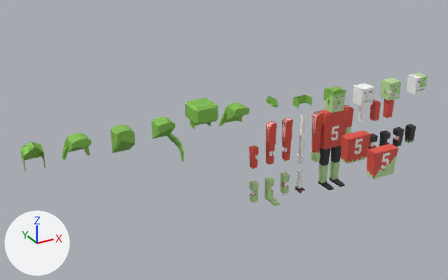
The Blender file Assets/Models/Zombie.blend, before and after one commit.
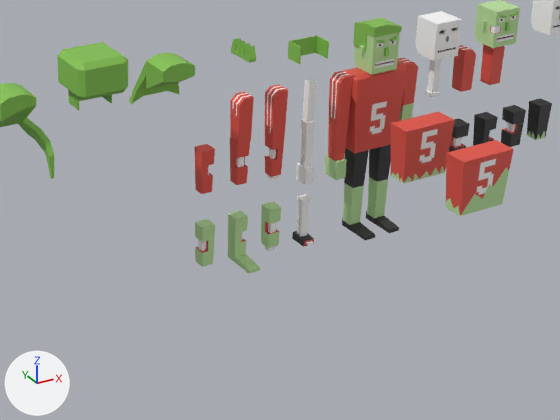
There are two pictures of each version: one whole from a camera (50 mm lens) standing at (-10.22, -12.41, 8.24) and looking at (-3.42, -0.05, 2.06), one close up on the part from 35% to 94% of the width and 28% to 98% of the height. Lighting does not change. The marker at lower left points along +X, +Y and +Z.

In view in the first close-up: 'Forearm3', 'Forearm4', 'Forearm5', 'Hair4', 'Hair5', 'Hair6', 'Head', 'Head2', 'Head3', 'Left Upper Arm4', 'Lower Body', 'Lower Body2', 'Lower Body3', 'Right Forearm', 'Right Upper Arm3', 'Right Upper Arm4', 'Upper Body'.
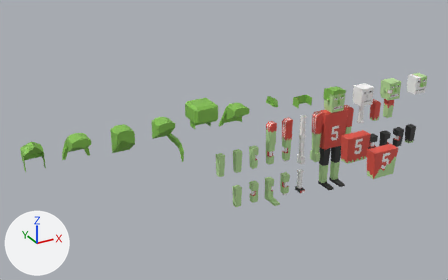
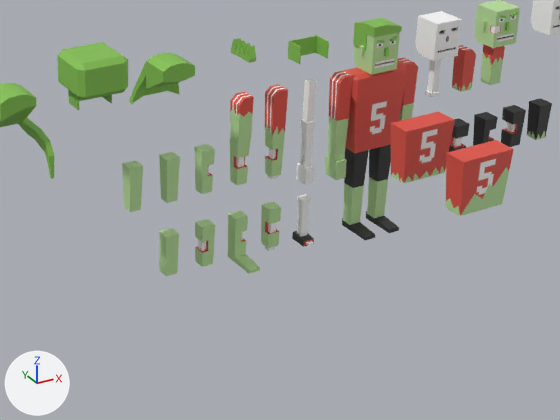
Location of each change, [x1, y1, x2, y2] in pixels of the close-ups (560 x 420 px):
'Forearm7', added (green): after [122, 160, 143, 212]
'Forearm6', added (green): after [159, 152, 180, 203]
'Leg6', added (green): after [159, 228, 179, 276]
part 1 of me_cube_010, surface changed (red to green): [328, 116, 349, 161] in both
part 2 of me_cube_025, surface changed (red to green): [265, 131, 285, 177] in both
part 3 of me_cube_028, surface changed (red to green): [230, 138, 250, 185] in both
part 4 of me_cube_031, surface changed (red to green): [194, 144, 215, 194] in both
part 5 of me_cube_050, surface changed (red to green): [230, 97, 254, 144] in both
part 6 of me_cube_051, surface changed (red to green): [480, 44, 505, 85] in both

What changed in the scene script:
```text
Change me_cube_010:
    where me_cube_010.from_pydata(...)  # 8 vertices, 6 faces; spans x -0.09..0.09, y -0.575..0.0, z -0.09..0.09
    used by ob_right_forearm; location = (-0.525, 0.0, 1.65); rotation_euler = (1.571, 0.0, -3.142), in degrees (90, 0, -180)
    me_cube_010 part 1: texture (UV) coordinates of 5 of 6 faces, centred in x -0.081..0.081, y -0.287..0.0, z -0.081..0.081, changed; they spanned u 0.26..0.49, v 0.01..0.24 and now span u 0.01..0.24, v 0.01..0.24
Change me_cube_025:
    where me_cube_025.from_pydata(...)  # 28 vertices, 22 faces; spans x -0.09..0.09, y -0.575..0.0, z -0.09..0.09
    used by ob_forearm3; location = (-1.5, 0.0, 1.65); rotation_euler = (1.571, 0.0, -3.142), in degrees (90, 0, -180)
    me_cube_025 part 2: texture (UV) coordinates of 10 of 22 faces, centred in x -0.081..0.087, y -0.462..0.0, z -0.086..0.086, changed; they spanned u 0.26..0.49, v 0.01..0.2 and now span u 0.01..0.24, v 0.01..0.2
Change me_cube_028:
    where me_cube_028.from_pydata(...)  # 28 vertices, 22 faces; spans x -0.084..0.096, y -0.575..0.0, z -0.084..0.096
    used by ob_forearm4; location = (-2.0, 0.0, 1.65); rotation_euler = (1.571, 0.0, -3.142), in degrees (90, 0, -180)
    me_cube_028 part 3: texture (UV) coordinates of 10 of 22 faces, centred in x -0.08..0.093, y -0.462..0.0, z -0.08..0.088, changed; they spanned u 0.26..0.49, v 0.01..0.2 and now span u 0.01..0.24, v 0.01..0.2
Change me_cube_031:
    where me_cube_031.from_pydata(...)  # 28 vertices, 22 faces; spans x -0.077..0.103, y -0.575..0.0, z -0.09..0.09
    used by ob_forearm5; location = (-2.5, 0.0, 1.65); rotation_euler = (1.571, 0.0, -3.142), in degrees (90, 0, -180)
    me_cube_031 part 4: texture (UV) coordinates of 10 of 22 faces, centred in x -0.074..0.094, y -0.462..0.0, z -0.086..0.086, changed; they spanned u 0.26..0.49, v 0.01..0.2 and now span u 0.01..0.24, v 0.01..0.2
Change me_cube_050:
    where me_cube_050.from_pydata(...)  # 22 vertices, 11 faces; spans x -0.1..0.1, y -0.479..0.1, z -0.1..0.1
    used by ob_right_upper_arm4; location = (-2.0, 0.0, 2.125); rotation_euler = (1.571, 0.0, -3.142), in degrees (90, 0, -180); scale = (1.0, 1.0, 1.0)
    me_cube_050 part 5: texture (UV) coordinates of 8 of 11 faces, centred in x -0.098..0.095, y -0.479..-0.023, z -0.098..0.098, changed; they spanned u 0.32..0.79, v 0.02..0.23 and now span u 0.01..0.47, v 0.01..0.24
Change me_cube_051:
    where me_cube_051.from_pydata(...)  # 24 vertices, 11 faces; spans x -0.1..0.1, y -0.479..0.1, z -0.1..0.1
    used by ob_left_upper_arm4; location = (2.0, 0.0, 2.125); rotation_euler = (1.571, 0.0, -3.142), in degrees (90, 0, -180)
    me_cube_051 part 6: texture (UV) coordinates of 8 of 11 faces, centred in x -0.095..0.098, y -0.479..-0.034, z -0.097..0.098, changed; they spanned u 0.3..0.53, v 0.01..0.23 and now span u 0.01..0.44, v 0.01..0.24
Add ob_leg6:
    ob_leg6 = bpy.data.objects.new('Leg6', me_cube_055)  # 23 vertices, 10 faces; spans x -0.09..0.09, y -0.55..0.0, z -0.09..0.09; in mat_zombie_png_024 (picture img_zombie_png_024)
    ob_leg6.location = (-3.0, 0.0, 0.625)
    ob_leg6.rotation_euler = (1.571, 0.0, -3.142)  # degrees (90, 0, -180)
Add ob_forearm7:
    ob_forearm7 = bpy.data.objects.new('Forearm7', me_cube_054)  # 22 vertices, 10 faces; spans x -0.09..0.09, y -0.575..0.0, z -0.09..0.09; in mat_zombie_png_023 (picture img_zombie_png_023)
    ob_forearm7.location = (-3.5, 0.0, 1.65)
    ob_forearm7.rotation_euler = (1.571, 0.0, -3.142)  # degrees (90, 0, -180)
Add ob_forearm6:
    ob_forearm6 = bpy.data.objects.new('Forearm6', me_cube_052)  # 21 vertices, 11 faces; spans x -0.09..0.09, y -0.575..0.0, z -0.09..0.09; in mat_zombie_png_021 (picture img_zombie_png_021)
    ob_forearm6.location = (-3.0, 0.0, 1.65)
    ob_forearm6.rotation_euler = (1.571, 0.0, -3.142)  # degrees (90, 0, -180)
```
